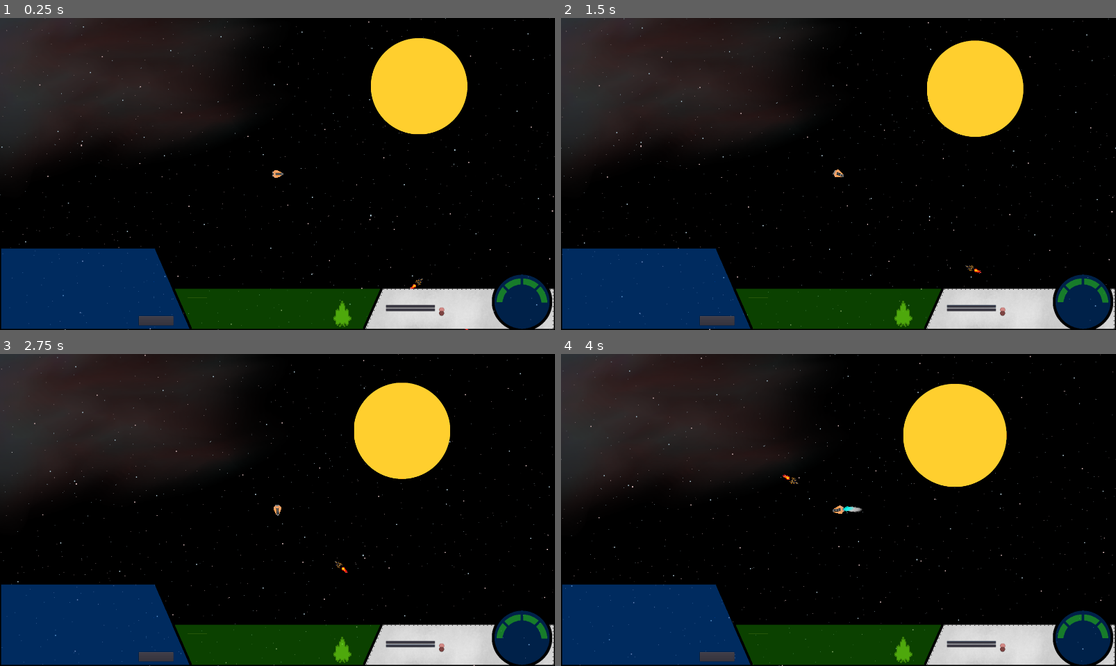
Above: before the commit, frames 1-4 (two rows, left to right).
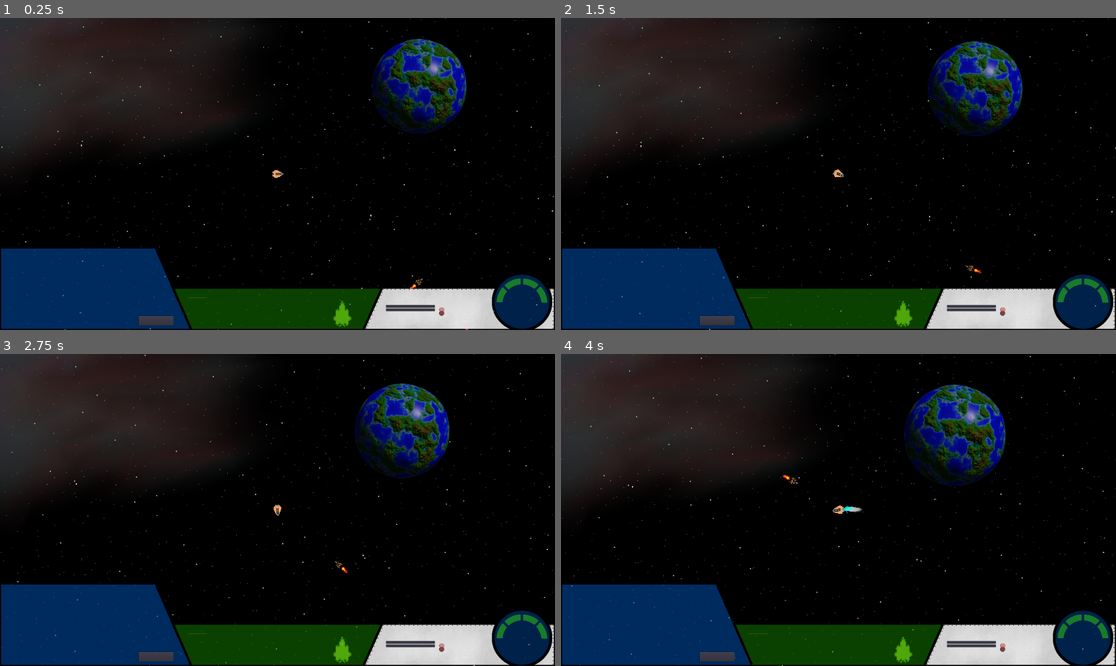
Above: after the commit, the same moments.

Repository: 029614/RedVoid
Game: Godot game, scene res://NewMain.tscn
Two runs of this game, one before a commit and one after it. Both use one fixed random seed, a clock stepped at 60 frames per second and the inputs below.
Inputs (mouse positions are in pixels of both pictures, inside the frame that each line leads up to):
- Up to frame 1 (0.25 s): no input
- Up to frame 2 (1.5 s): click "Missile Alert" at 0.5 s; move the mouse to (960, 158) at 1.27 s; hold Right (ui_right) from 1.28 s (still down); hold X (AfterBurner) from 1.28 s (still down); click (960, 158) at 1.42 s
- Up to frame 3 (2.75 s): move the mouse to (166, 525) at 2.02 s; release Right (ui_right) at 2.03 s; release X (AfterBurner) at 2.03 s; hold Down (ui_down) from 2.03 s (still down); tap O (orbit) at 2.1 s
- Up to frame 4 (4 s): move the mouse to (894, 441) at 2.77 s; release Down (ui_down) at 2.78 s; hold Right (ui_right) 2.78-3.53 s; tap Space (weapons) at 2.85 s; move the mouse to (810, 572) at 3.52 s; hold Up (ui_up) from 3.53 s (still down); tap Mouse wheel up (zoom_in) at 3.6 s; click (810, 572) at 3.67 s

The runs differ from the first frame. In frame 1, 4.3% of the frame differs, in the area x 66-85%, y 6-38%; in frame 2, 4.3%; in frame 3, 4.3%; in frame 4, 4.9%, in the area x 61-81%, y 9-43%.

Commit message:
New Planet Update!

Diff:
--- a/Wells/Planet.tscn
+++ b/Wells/Planet.tscn
@@ -1,8 +1,9 @@
-[gd_scene load_steps=8 format=2]
+[gd_scene load_steps=9 format=2]
 
 [ext_resource path="res://Assets/Planets/PlanetSprite.tscn" type="PackedScene" id=1]
 [ext_resource path="res://Wells/Sun.gd" type="Script" id=2]
 [ext_resource path="res://Assets/launch/Target.png" type="Texture" id=3]
+[ext_resource path="res://Assets/Planets/Planet1.png" type="Texture" id=4]
 
 [sub_resource type="CircleShape2D" id=1]
 radius = 240.363
@@ -61,6 +62,8 @@
 }
 
 [node name="PlanetSprite" parent="." instance=ExtResource( 1 )]
+scale = Vector2( 1.11733, 1.11733 )
+texture = ExtResource( 4 )
 
 [node name="RotateMe" type="Node2D" parent="."]
 
--- a/Wells/Sun.gd
+++ b/Wells/Sun.gd
@@ -32,7 +32,7 @@
     print(self.name, " Mass: ", mass, " Radius: ", planet_radius)
     if _is_active_target == true:
         $Target.show()
-    $PlanetSprite.self_modulate = planet_color
+    #$PlanetSprite.self_modulate = planet_color
 
     var lp = self.position
     var gp = self.global_position
Binary file changed: Assets/Planets/Planet1.png
Binary file added: Assets/Planets/PlanetStyle1.png
Not shown, added: Assets/Planets/PlanetStyle1.png.import
